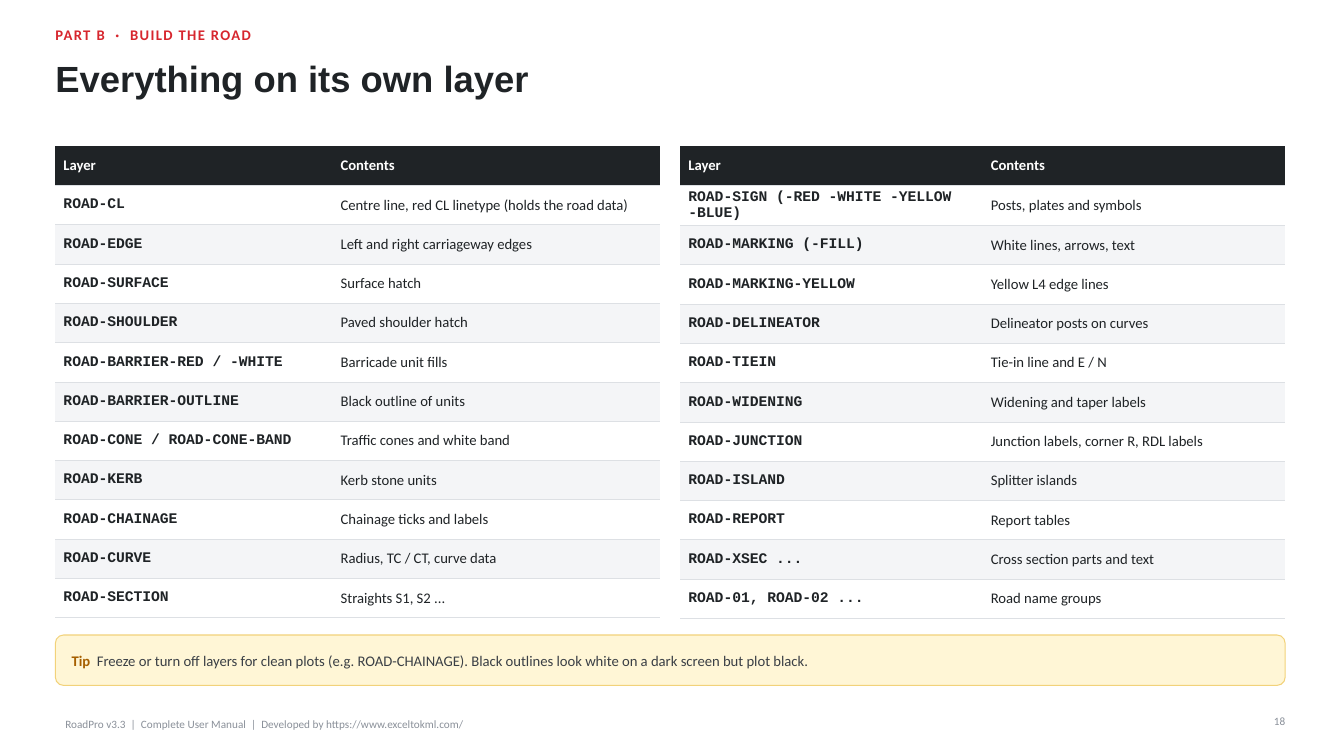
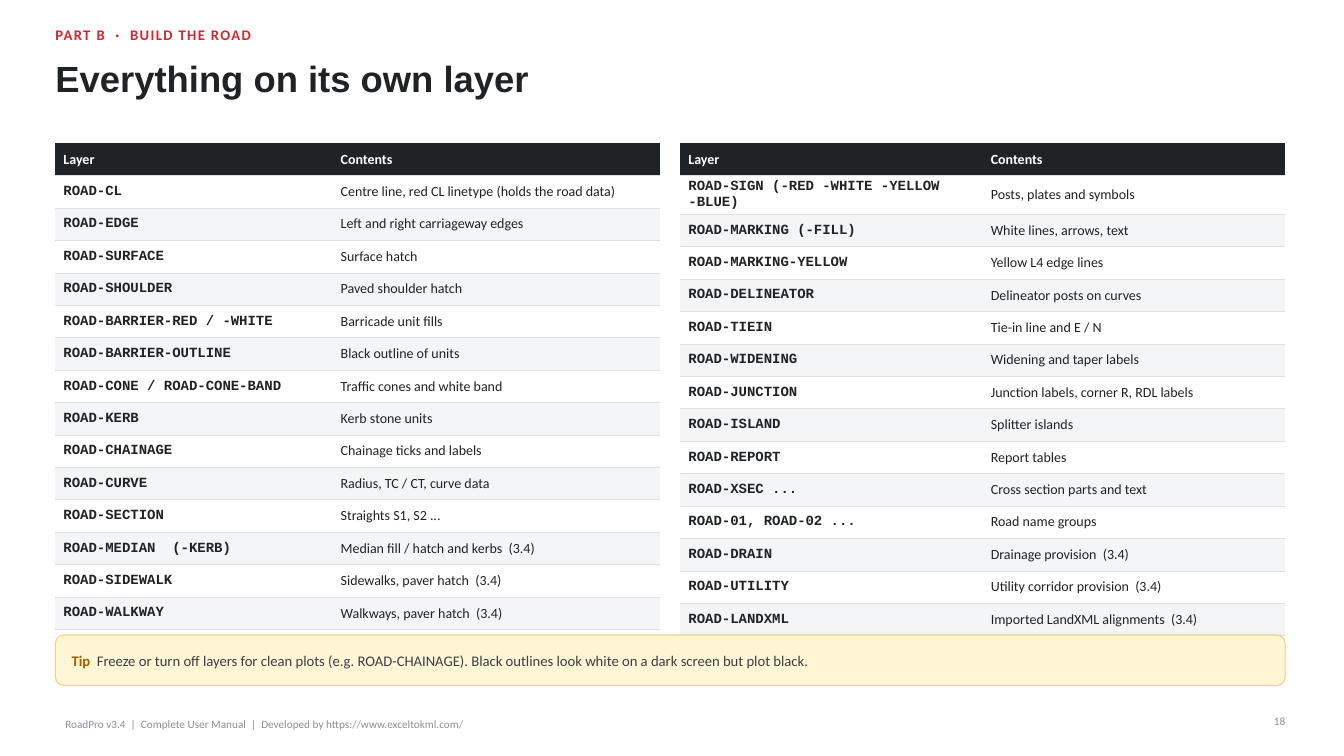
Before and after one commit to Asjad-Mehmood/KML-WEBSITE-, a slide deck: slide 18 of public/roadpro/RoadPro_User_Guide.pptx. Drawn at 1344x756 pixels with LibreOffice and Linux fonts; fonts in the diff are those of the drawing. Boxes give left, top, right and bottom in pixels: in the first picture for what was removed or moved away, otherwise in the second. Text is boxed around its words. In the diff, an @@ line names an element or a change of style, - is before the commit and + after.

```diff
--- a/public/roadpro/RoadPro_User_Guide.pptx
+++ b/public/roadpro/RoadPro_User_Guide.pptx
@@ table at (55,143,660,625) @@
+row 13: ROAD-MEDIAN (-KERB) | Median fill / hatch and kerbs (3.4)
+row 14: ROAD-SIDEWALK | Sidewalks, paver hatch (3.4)
+row 15: ROAD-WALKWAY | Walkways, paver hatch (3.4)
@@ table at (681,143,1286,631) @@
+row 13: ROAD-DRAIN | Drainage provision (3.4)
+row 14: ROAD-UTILITY | Utility corridor provision (3.4)
+row 15: ROAD-LANDXML | Imported LandXML alignments (3.4)
@@ text at (65,720,463,730): text changed @@
-RoadPro v3.3 | Complete User Manual | Developed by https://www.exceltokml.com/
+RoadPro v3.4 | Complete User Manual | Developed by https://www.exceltokml.com/
```
Also in this commit, not shown: 36 other slides changed, 10 slides added, 1 slide removed, 22 other files.
